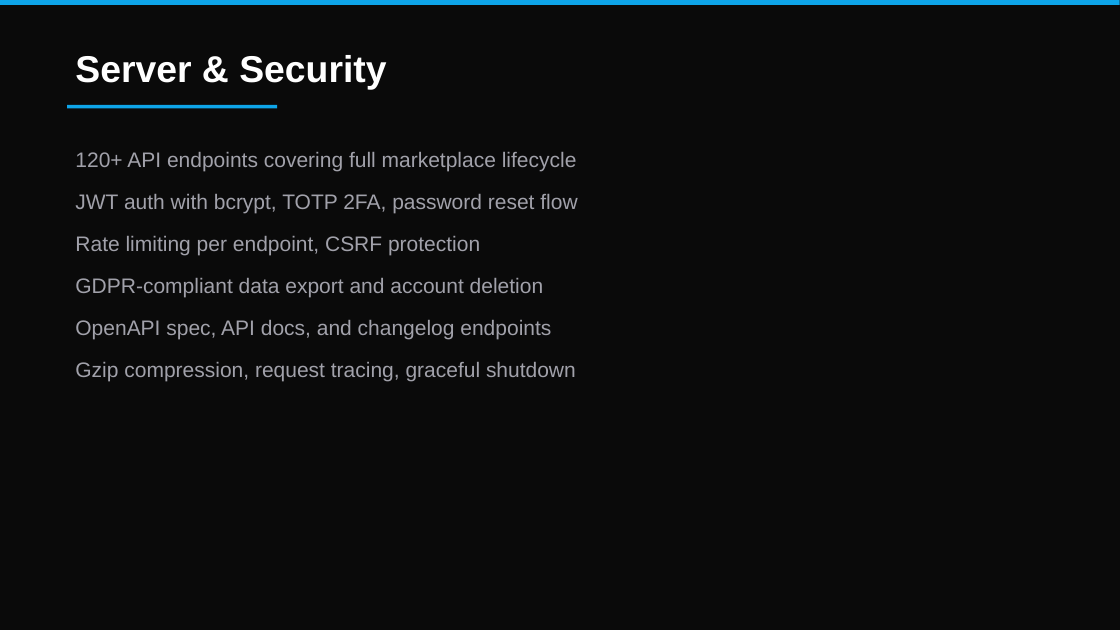
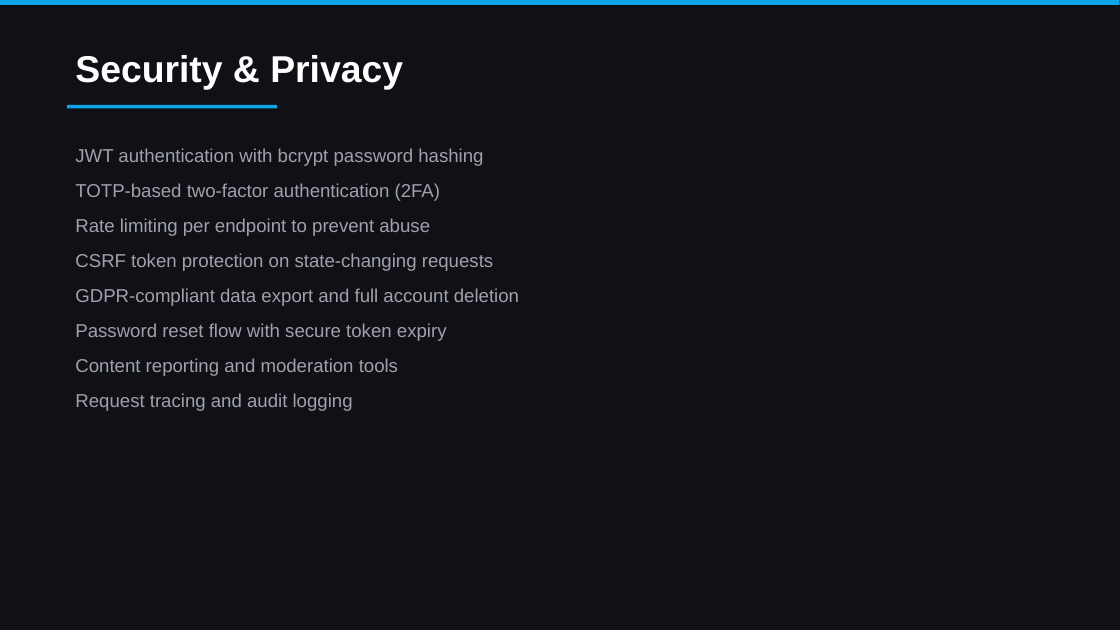
Before and after one commit to colelevy08/groovestack, a slide deck: slide 25 of GrooveStack_Overview.pptx (slide 15 before the commit). Drawn at 1120x630 pixels with LibreOffice and Linux fonts; fonts in the diff are those of the drawing. Boxes give left, top, right and bottom in pixels: in the first picture for what was removed or moved away, otherwise in the second. Text is boxed around its words. In the diff, an @@ line names an element or a change of style, - is before the commit and + after.

```diff
--- a/GrooveStack_Overview.pptx
+++ b/GrooveStack_Overview.pptx
@@ background #0A0A0A to #0F1117 @@
@@ text at (75,55,403,89): text changed @@
-Server & Security
+Security & Privacy
@@ text at (75,148,519,411): text changed; size 18 to 16 pt @@
-120+ API endpoints covering full marketplace lifecycle
-JWT auth with bcrypt, TOTP 2FA, password reset flow
-Rate limiting per endpoint, CSRF protection
-GDPR-compliant data export and account deletion
-OpenAPI spec, API docs, and changelog endpoints
-Gzip compression, request tracing, graceful shutdown
+JWT authentication with bcrypt password hashing
+TOTP-based two-factor authentication (2FA)
+Rate limiting per endpoint to prevent abuse
+CSRF token protection on state-changing requests
+GDPR-compliant data export and full account deletion
+Password reset flow with secure token expiry
+Content reporting and moderation tools
+Request tracing and audit logging
```
Also in this commit, not shown: 11 other slides changed, 17 slides added, 7 slides removed, 6 other files.
